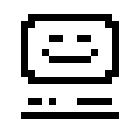
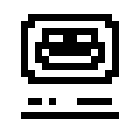
Layers edited between the first and the second 140×140 image:
painted on "Face" over 35, 28, 105, 70
